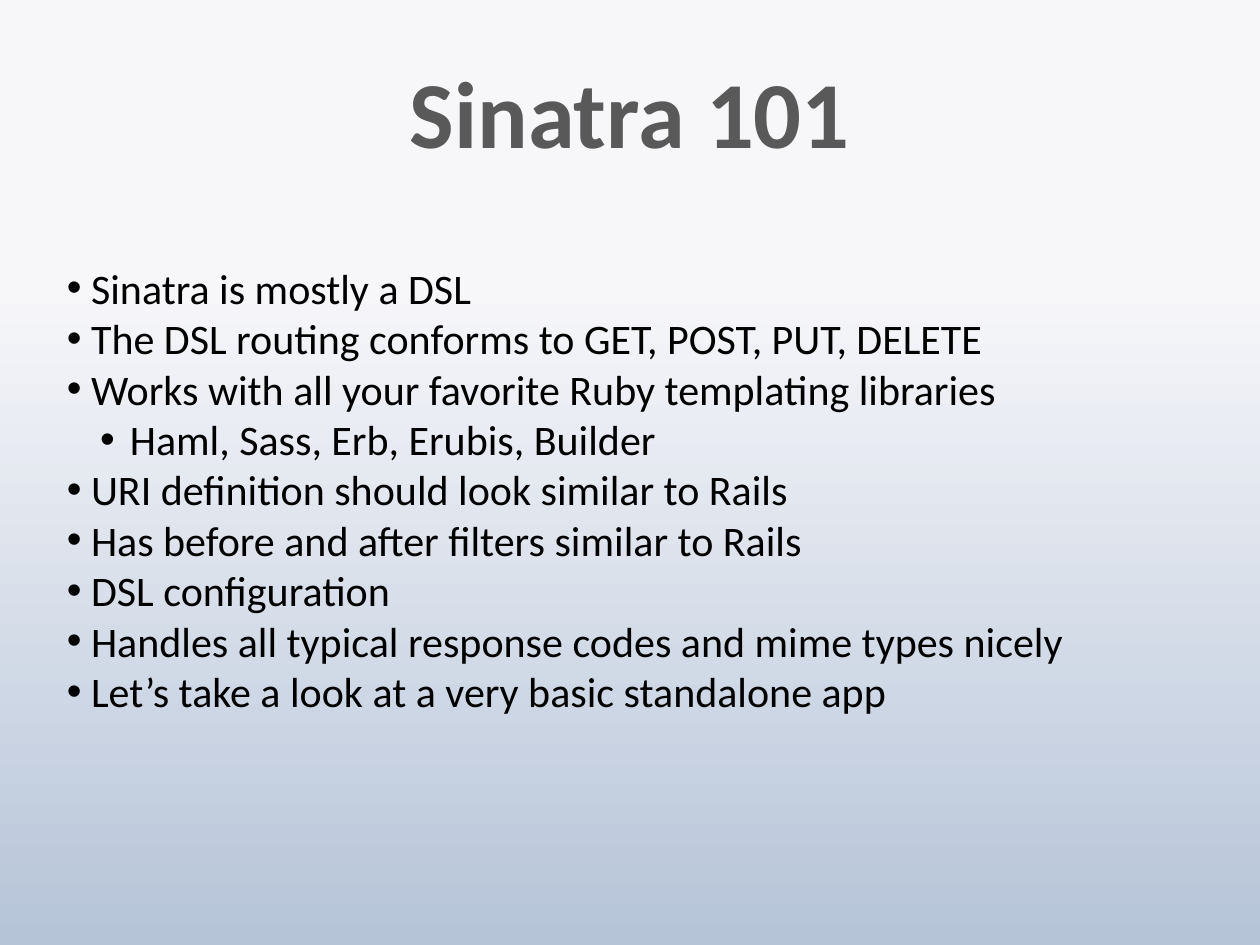
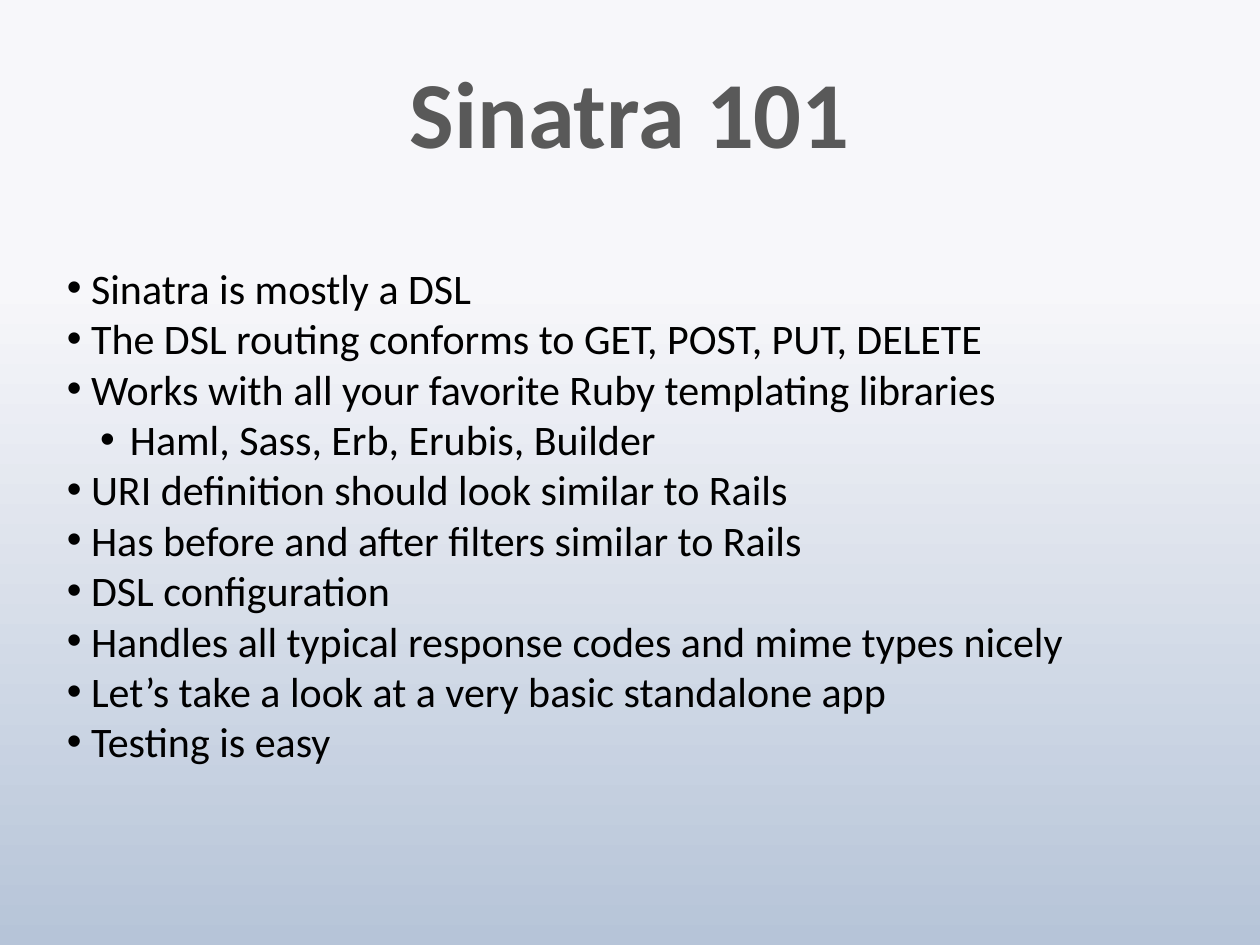
Before and after one commit to techwhizbang/sinatra_slideshow, a slide deck: slide 4 of sinatra.pptx. Drawn at 1260x945 pixels with LibreOffice and Linux fonts; fonts in the diff are those of the drawing. Boxes give left, top, right and bottom in pixels: in the first picture for what was removed or moved away, otherwise in the second. Text is boxed around its words. In the diff, an @@ line names an element or a change of style, - is before the commit and + after.

```diff
--- a/sinatra.pptx
+++ b/sinatra.pptx
@@ text at <box>91,728,331,765</box>: paragraph added @@
+• Testing is easy
```
Also in this commit, not shown: 4 other slides changed, 6 slides added, 2 slides removed.
